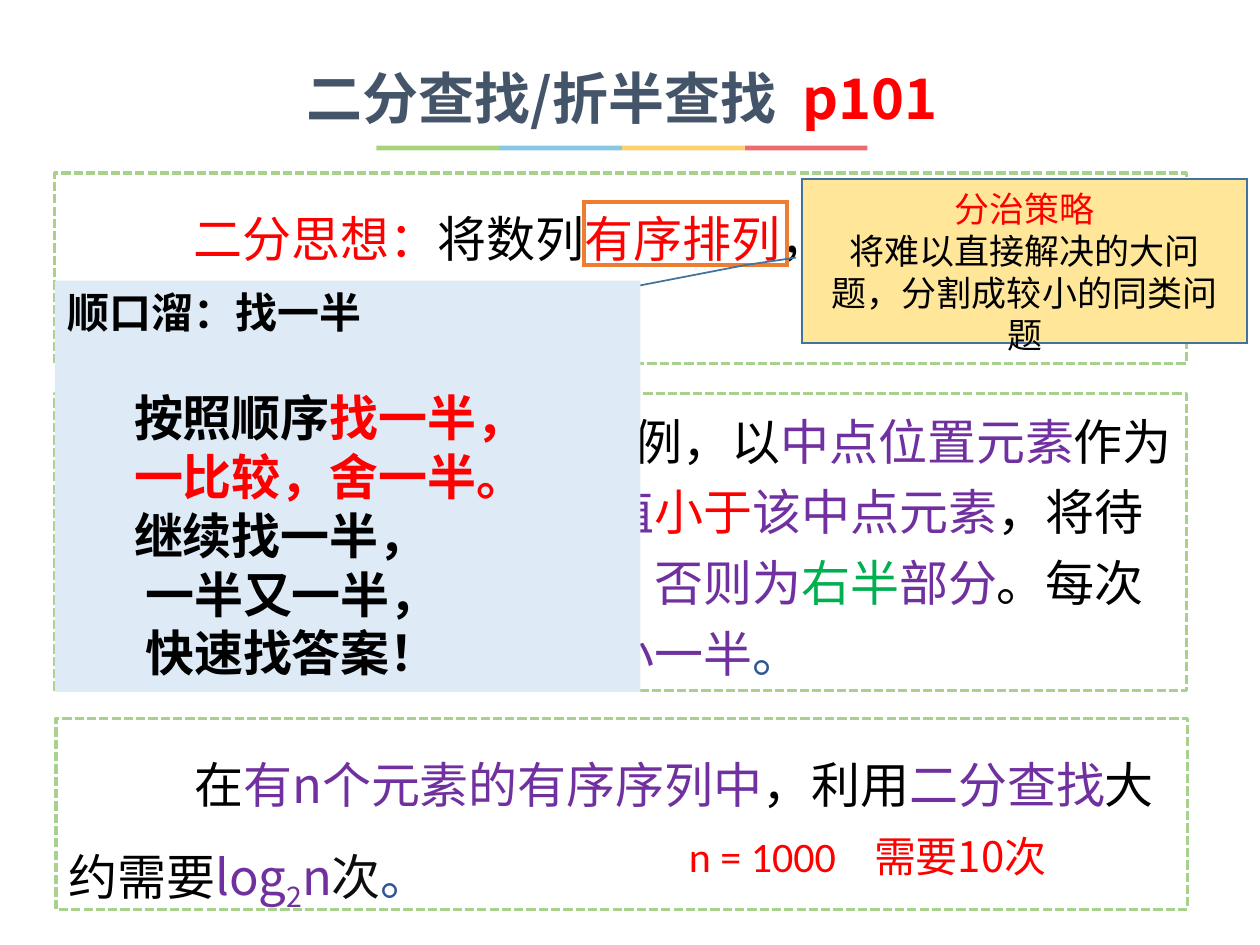
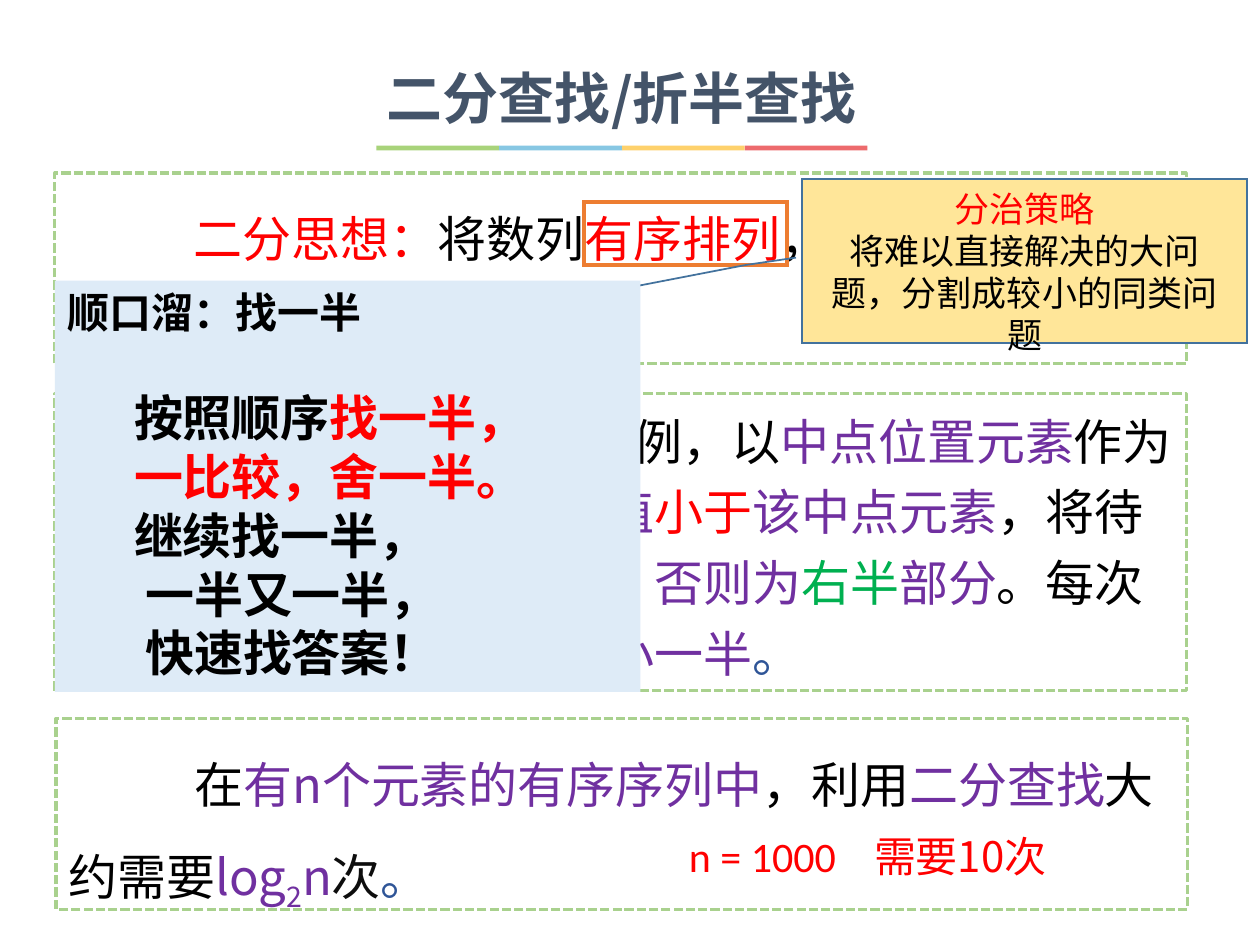
Before and after one commit to hongm32/2020design, a slide deck: slide 6 of 【第12课】二分算法/【第12课】二分算法.pptx. Drawn at 1260x945 pixels with LibreOffice and Linux fonts; fonts in the diff are those of the drawing. Boxes give left, top, right and bottom in pixels: in the first picture for what was removed or moved away, otherwise in the second. Text is boxed around its words. In the diff, an @@ line names an element or a change of style, - is before the commit and + after.

```diff
--- a/【第12课】二分算法/【第12课】二分算法.pptx
+++ b/【第12课】二分算法/【第12课】二分算法.pptx
@@ text at box(387, 71, 857, 129): text changed @@
-二分查找/折半查找 p101
+二分查找/折半查找
```
Also in this commit, not shown: 4 other slides changed, 4 other files.
